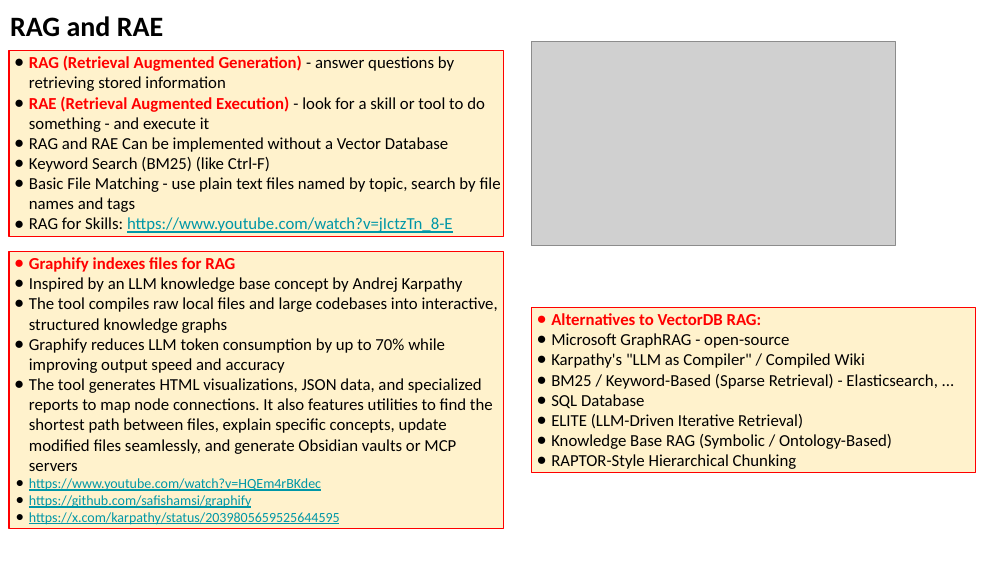
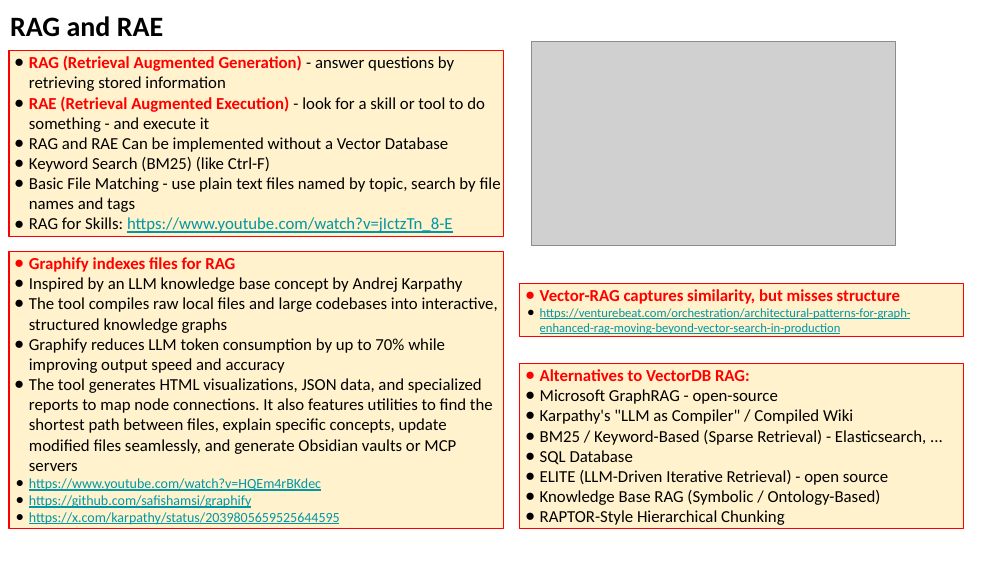
Before and after one commit to lselector/seminar, a slide deck: slide 13 of 2026/2026-05-22-AI-Updates.pptx. Drawn at 1008x567 pixels with LibreOffice and Linux fonts; fonts in the diff are those of the drawing; grey boxes stand for pictures. Boxes give left, top, right and bottom in pixels: in the first picture for what was removed or moved away, otherwise in the second. Text is boxed around its words. In the diff, an @@ line names an element or a change of style, - is before the commit and + after.

```diff
--- a/2026/2026-05-22-AI-Updates.pptx
+++ b/2026/2026-05-22-AI-Updates.pptx
@@ rectangle added at (520, 283, 964, 337), fill #FFF2CC, outline #FF0000 0.75 pt, 9 pt, text #0097A7, underline @@
+● Vector-RAG captures similarity, but misses structure
+● https://venturebeat.com/orchestration/architectural-patterns-for-graph-enhanced-rag-moving-beyond-vector-search-in-production
@@ rectangle "Alternatives to VectorDB RAG:": place and size @@
-rectangle "Alternatives to VectorDB RAG:" at (531, 307, 975, 473)
+rectangle "Alternatives to VectorDB RAG:" at (520, 364, 964, 529)
@@ text in rectangle at (540, 470, 888, 485): text changed @@
-● ELITE (LLM-Driven Iterative Retrieval)
+● ELITE (LLM-Driven Iterative Retrieval) - open source
```
Also in this commit, not shown: 4 other slides changed, 3 slides added, 1 slide removed.
